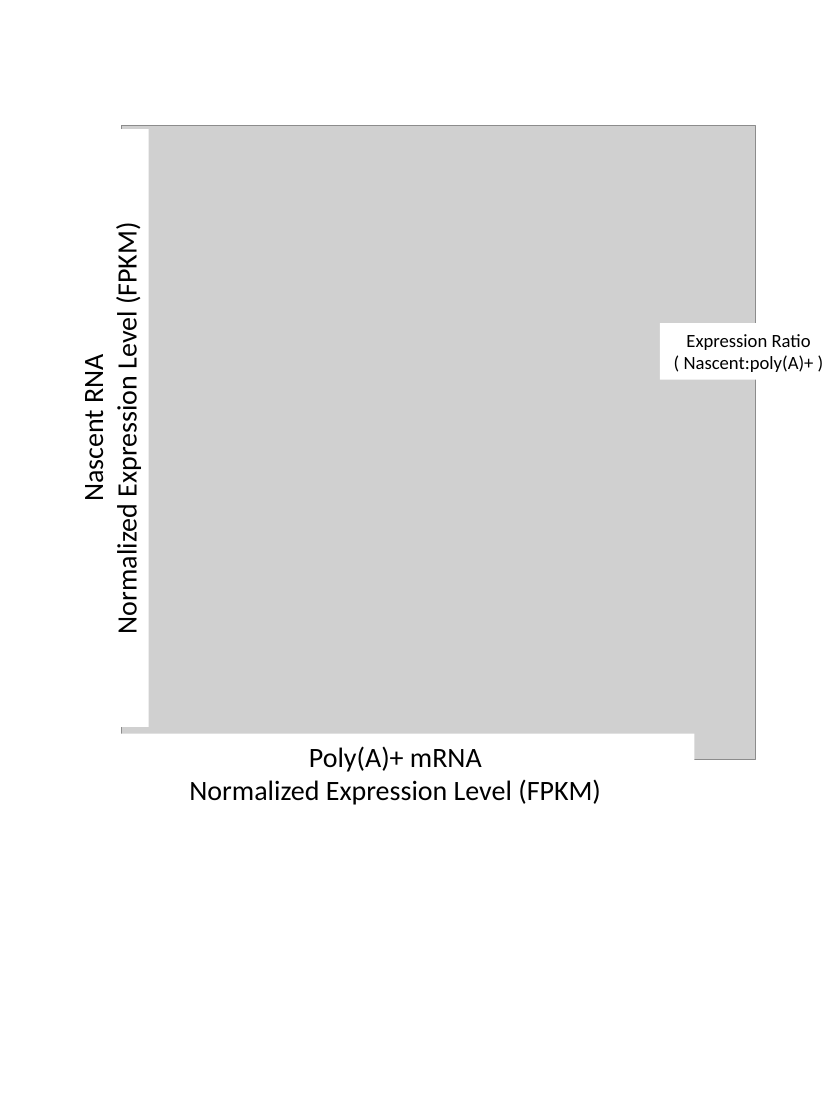
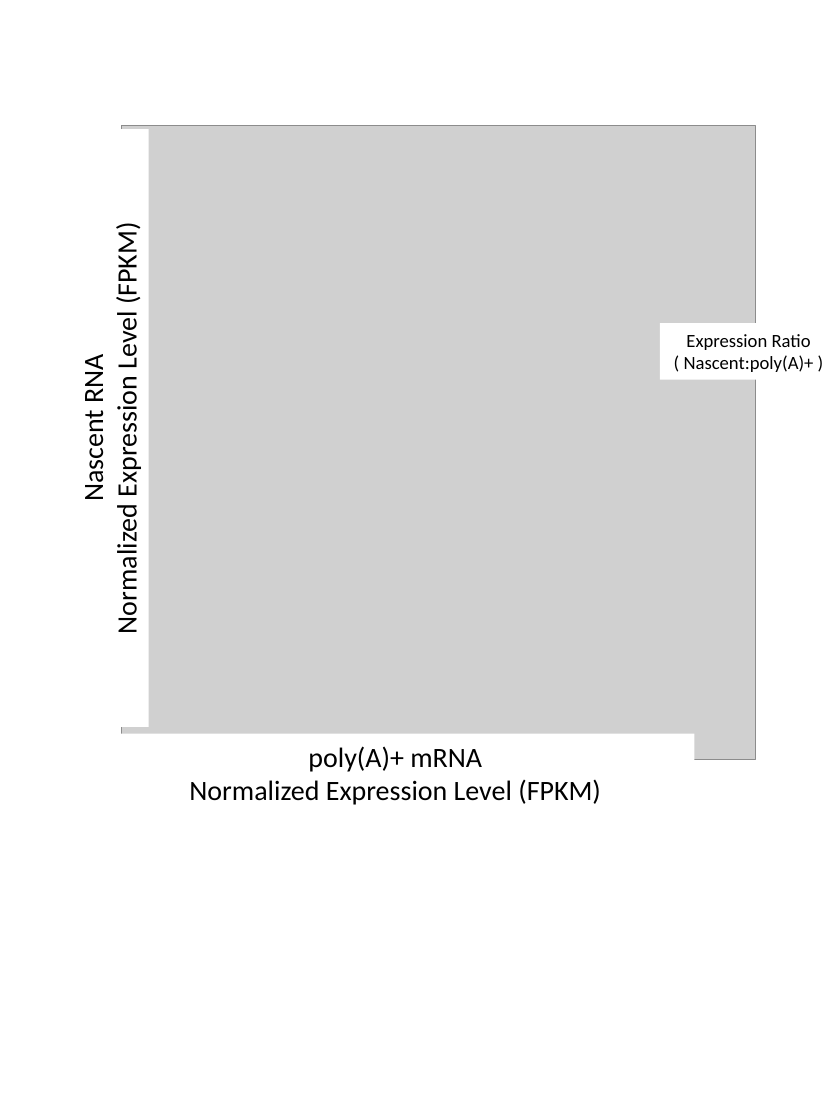
Before and after one commit to mdchambers/dissertation, a slide deck: slide 5 of ch3_nascent.figures/ch3_nascent.figures.pptx (slide 3 before the commit). Drawn at 840x1120 pixels with LibreOffice and Linux fonts; fonts in the diff are those of the drawing; grey boxes stand for pictures. Boxes give left, top, right and bottom in pixels: in the first picture for what was removed or moved away, otherwise in the second. Text is boxed around its words. In the diff, an @@ line names an element or a change of style, - is before the commit and + after.

```diff
--- a/ch3_nascent.figures/ch3_nascent.figures.pptx
+++ b/ch3_nascent.figures/ch3_nascent.figures.pptx
@@ text in rectangle at <box>308,746,482,772</box>: text changed @@
-Poly(A)+ mRNA
+poly(A)+ mRNA
```
Also in this commit, not shown: 3 slides added, 2 slides removed, 3 other files.
